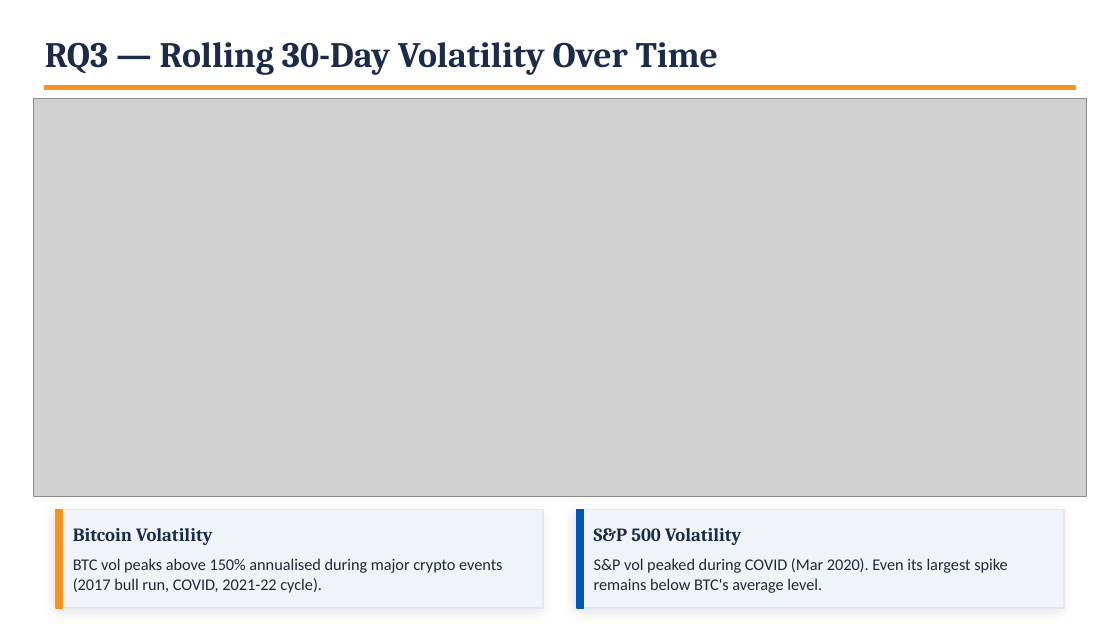
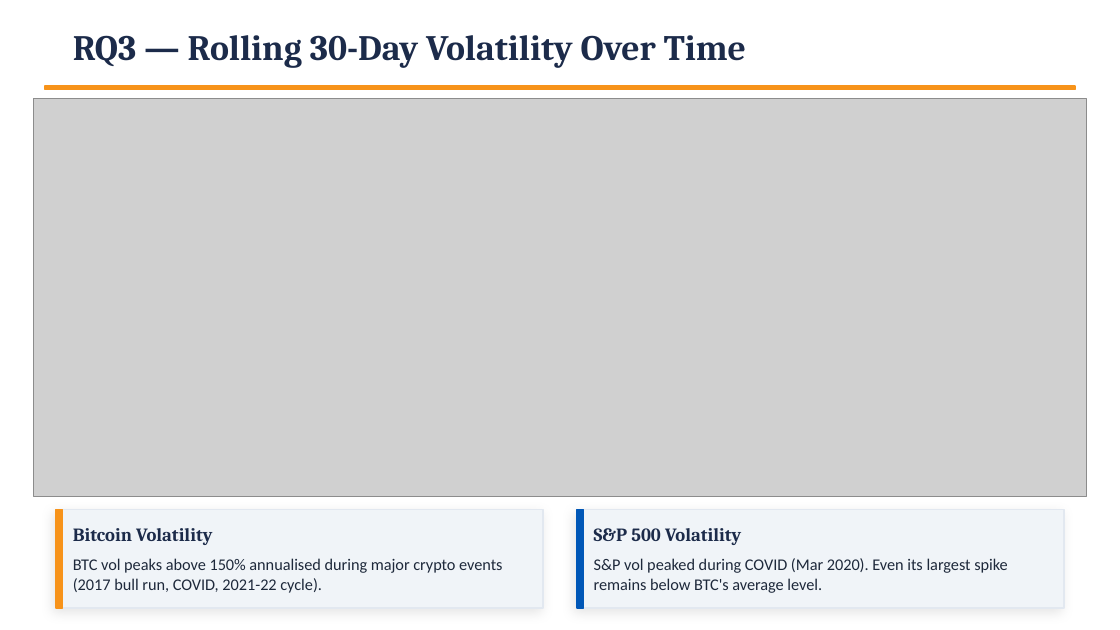
Before and after one commit to darrsshill/Crypto-vs-Traditional-Markets, a slide deck: slide 14 of presentation/Crypto_vs_Traditional_Markets.pptx. Drawn at 1120x630 pixels with LibreOffice and Linux fonts; fonts in the diff are those of the drawing; grey boxes stand for pictures. Boxes give left, top, right and bottom in pixels: in the first picture for what was removed or moved away, otherwise in the second. Text is boxed around its words. In the diff, an @@ line names an element or a change of style, - is before the commit and + after.

```diff
--- a/presentation/Crypto_vs_Traditional_Markets.pptx
+++ b/presentation/Crypto_vs_Traditional_Markets.pptx
@@ text "RQ3 — Rolling 30-Day Volatility ...": place and size @@
-text "RQ3 — Rolling 30-Day Volatility ..." at [45,42,718,75]
+text "RQ3 — Rolling 30-Day Volatility ..." at [73,35,746,68]
```
Also in this commit, not shown: 2 other slides changed, 13 other files.
